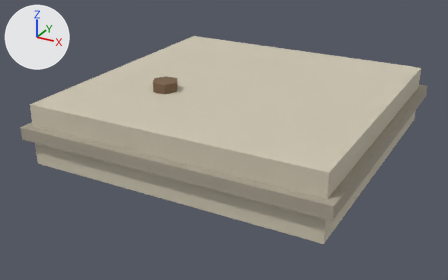
A saved change to the glTF model assets/models/buildings/tw_stone_24_crown_lod1.glb.
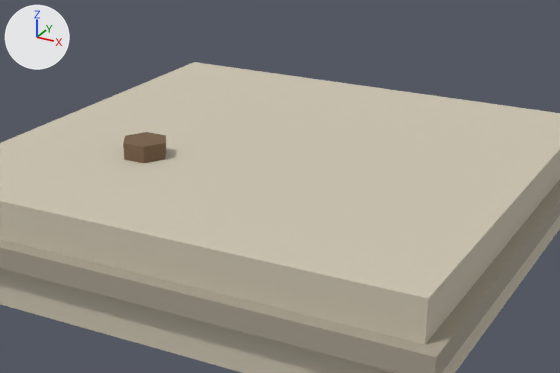
Each version is shown whole from a 50 mm lens placed at (22.4, -43.9, 21.5), pointed at (-0.7, -1.8, 0.5), then close up on the part from 18% to 90% of the width and 0% to 77% of the height. Lighting does not change. The marker at upper left points along +X, +Y and +Z. The older version's two pictures come first. Vertices at exactly the same position are counted once.

The older version as bpy lines, for what is in view:
```python
me_tw_stone_24_crown_lod1 = bpy.data.meshes.new('tw_stone_24_crown_lod1')
me_tw_stone_24_crown_lod1.from_pydata(...)  # a 6-sided cylinder along z spanning x -5.9..-3.7, y -5.2..-3.2, z 3.2..5.8, material slot 0; a box spanning x -12.0..12.0, y -12.0..12.0, z 0.0..2.2, material slot 1; a box spanning x -12.6..12.6, y -12.6..12.6, z 2.2..3.2, material slot 1; a box spanning x -12.0..12.0, y -12.0..12.0, z 3.2..5.0, material slot 1
me_tw_stone_24_crown_lod1.materials.append(mat_palette)  # picture img_palette
me_tw_stone_24_crown_lod1.materials.append(mat_palette_c)  # picture img_palette_c
ob_tw_stone_24_crown_lod1 = bpy.data.objects.new('tw_stone_24_crown_lod1', me_tw_stone_24_crown_lod1)
ob_tw_stone_24_crown_lod1.location = (0.0, 0.0, 0.0)
```
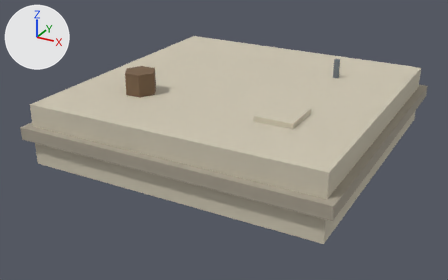
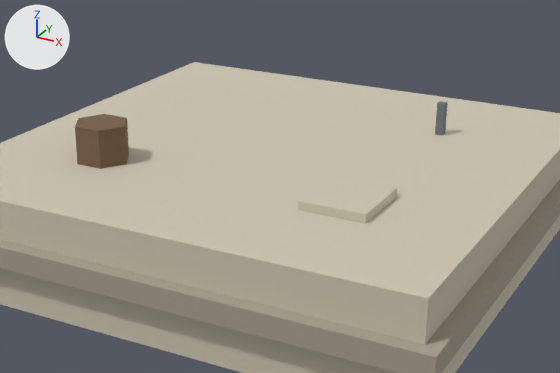
Location of each change, (x1, y1, x2, y2) in pixels of the close-ups (560 x 373 px):
part 1 of me_tw_stone_24_crown_lod1, added (brown): after (75, 114, 129, 169)
part 2 of me_tw_stone_24_crown_lod1, added: after (435, 101, 448, 136)
part 3 of me_tw_stone_24_crown_lod1, added: after (298, 176, 397, 224)
part 4 of me_tw_stone_24_crown_lod1, deleted (brown): before (123, 132, 166, 163)

Edits to the bpy script that builds the scene:
```text
Change me_tw_stone_24_crown_lod1:
    used by ob_tw_stone_24_crown_lod1; location = (0.0, 0.0, 0.0)
    remove me_tw_stone_24_crown_lod1.from_pydata(...)  # 36 vertices, 56 faces; spans x -12.6..12.6, y -12.6..12.6, z 0.0..5.8
    add me_tw_stone_24_crown_lod1.from_pydata(...)  # 60 vertices, 92 faces; spans x -12.6..12.6, y -12.6..12.6, z 0.0..6.8
    me_tw_stone_24_crown_lod1 part 1: a new loose piece, a 6-sided cylinder along z spanning x -7.5..-4.9, y -6.7..-4.5, z 3.2..6.8, in mat_palette (picture img_palette)
    me_tw_stone_24_crown_lod1 part 2: a new loose piece, a box spanning x 6.0..6.4, y 5.4..5.8, z 3.0..6.6, in mat_palette (picture img_palette)
    me_tw_stone_24_crown_lod1 part 3: a new loose piece, a box spanning x 4.5..7.5, y -6.9..-3.5, z 3.0..5.4, in mat_palette_c (picture img_palette_c)
    me_tw_stone_24_crown_lod1 part 4: the loose piece of 12 vertices spanning x -5.9..-3.7, y -5.2..-3.2, z 3.2..5.8 is deleted
    other edits to the shape of me_tw_stone_24_crown_lod1 do not show in these pictures
```
